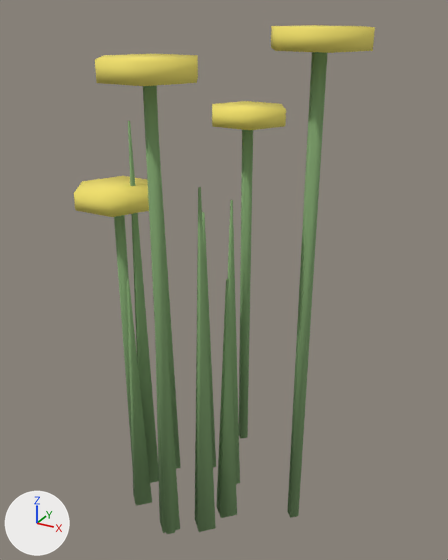
The glTF model prototype/assets/models/terrain/wildflower_tuft_0.glb: old version first, new version second.
The view is the same before and after, from a 50 mm lens placed at (0.465, -0.715, 0.779), pointed at (0.041, 0.054, 0.394). The lights are fixed; the arrows at lower left show +X, +Y and +Z. The first picture is the older version.

Objects in the first picture: 'wildflower_tuft_0'.
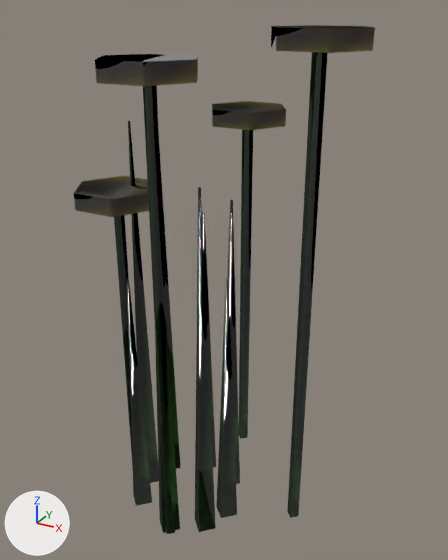
What differs and where, as boxes [x1, y1, x2, y2] in the pictures (448 x 560 px):
'wildflower_tuft_0', surface changed (darker)
    both: [74, 25, 375, 534]

The change, as a diff of the scene's bpy script:
```diff
--- a/prototype/assets/models/terrain/wildflower_tuft_0.glb.py
+++ b/prototype/assets/models/terrain/wildflower_tuft_0.glb.py
@@ img_wildflower_tuft_0_mat1_norm @@
+img_wildflower_tuft_0_mat1_norm = load_image('wildflower_tuft_0_mat1_norm', '_unpacked/wildflower_tuft_0_mat1_norm', 128, 128, 'Non-Color')
@@ img_wildflower_tuft_0_mat1_albedo @@
+img_wildflower_tuft_0_mat1_albedo = load_image('wildflower_tuft_0_mat1_albedo', '_unpacked/wildflower_tuft_0_mat1_albedo', 128, 128, 'sRGB')
@@ img_wildflower_tuft_0_mat1_rough @@
+img_wildflower_tuft_0_mat1_rough = load_image('wildflower_tuft_0_mat1_rough', '_unpacked/wildflower_tuft_0_mat1_rough', 128, 128, 'Non-Color')
@@ img_wildflower_tuft_0_mat0_rough @@
+img_wildflower_tuft_0_mat0_rough = load_image('wildflower_tuft_0_mat0_rough', '_unpacked/wildflower_tuft_0_mat0_rough', 128, 128, 'Non-Color')
@@ img_wildflower_tuft_0_mat0_albedo @@
+img_wildflower_tuft_0_mat0_albedo = load_image('wildflower_tuft_0_mat0_albedo', '_unpacked/wildflower_tuft_0_mat0_albedo', 128, 128, 'sRGB')
@@ img_wildflower_tuft_0_mat0_norm @@
+img_wildflower_tuft_0_mat0_norm = load_image('wildflower_tuft_0_mat0_norm', '_unpacked/wildflower_tuft_0_mat0_norm', 128, 128, 'Non-Color')
@@ mat_wildflower_tuft_0_mat0 @@
 mat_wildflower_tuft_0_mat0 = bpy.data.materials.new('wildflower_tuft_0_mat0')
-# nodes: BsdfPrincipled, OutputMaterial
-# colours: green #81a66f
+# nodes: BsdfPrincipled, Math, NormalMap, OutputMaterial, SeparateColor, TexImage x3
+# uses the picture img_wildflower_tuft_0_mat0_albedo
+# uses the picture img_wildflower_tuft_0_mat0_norm
+# uses the picture img_wildflower_tuft_0_mat0_rough
@@ mat_wildflower_tuft_0_mat1 @@
 mat_wildflower_tuft_0_mat1 = bpy.data.materials.new('wildflower_tuft_0_mat1')
-# nodes: BsdfPrincipled, OutputMaterial
-# colours: yellow #f6e56c
+# nodes: BsdfPrincipled, Math, NormalMap, OutputMaterial, SeparateColor, TexImage x3
+# uses the picture img_wildflower_tuft_0_mat1_albedo
+# uses the picture img_wildflower_tuft_0_mat1_norm
+# uses the picture img_wildflower_tuft_0_mat1_rough
@@ me_wildflower_tuft_0_mesh @@
 me_wildflower_tuft_0_mesh.from_pydata(...)  # 144 vertices, 224 faces; spans x -0.161..0.246, y -0.145..0.241, z 0.0..0.757
 # used by ob_wildflower_tuft_0; location = (0.0, 0.0, 0.0)
+# me_wildflower_tuft_0_mesh part 1: texture (UV) coordinates changed
 me_wildflower_tuft_0_mesh.materials.append(mat_wildflower_tuft_0_mat0)
```
